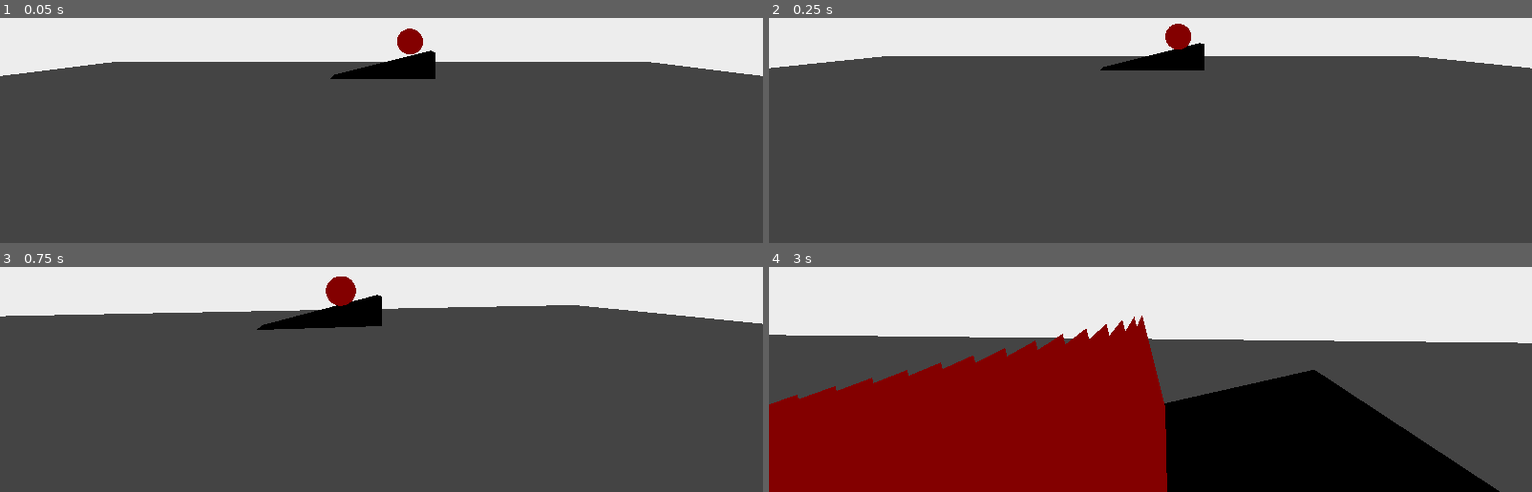
Above: before the commit, frames 1-4 (two rows, left to right).
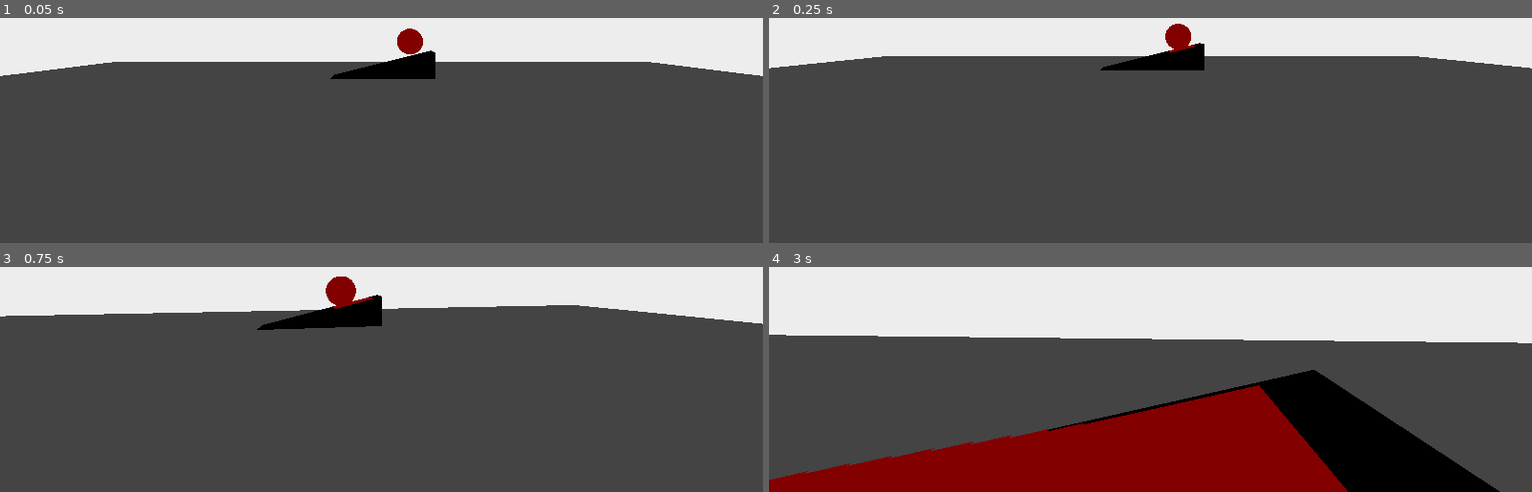
Above: after the commit, the same moments.

Repository: mynameisgump/GodotCleanupDetail
Game: Godot game, scene res://scenes/main.tscn
Same seed, same stepped clock (60 frames per second), same inputs: the game is played once before the commit and once after it.
Inputs (mouse positions are in pixels of both pictures, inside the frame that each line leads up to):
- Up to frame 1 (0.05 s): no input
- Up to frame 2 (0.25 s): no input
- Up to frame 3 (0.75 s): move the mouse to (419, 276) at 0.52 s; hold W (move_forward) from 0.53 s (still down)
- Up to frame 4 (3 s): keep holding W (move_forward); move the mouse to (1112, 280) at 1.27 s; move the mouse to (1165, 271) at 2.02 s; tap Enter at 2.75 s; move the mouse to (1142, 285) at 2.77 s

Frame 1 is identical in both runs. In frame 2, less than 0.1% of the frame differs, in the area x 52-56%, y 11-16%; in frame 3, less than 0.1%; in frame 4, 27%, in the area x 0-76%, y 21-100%.

Commit message:
Have it working: upside down

Diff:
--- a/scenes/blood.tscn
+++ b/scenes/blood.tscn
@@ -14,6 +14,7 @@
 material = SubResource("StandardMaterial3D_q4fvt")
 
 [node name="Blood" type="Area3D"]
+transform = Transform3D(-1, -2.62268e-07, 1.14641e-14, 2.62268e-07, -1, -2.62268e-07, 8.02488e-14, -2.62268e-07, 1, 0, 0, 0)
 collision_layer = 8
 collision_mask = 0
 script = ExtResource("1_fvi14")
@@ -22,5 +23,5 @@
 shape = SubResource("BoxShape3D_ojjps")
 
 [node name="Blood" type="MeshInstance3D" parent="."]
-transform = Transform3D(1, -6.97574e-16, -1.5246e-23, -1.5246e-23, -4.37114e-08, 1, -6.97574e-16, -1, -4.37114e-08, 2.08165e-12, 0.001, 2.08165e-12)
+transform = Transform3D(1, -6.97574e-16, 0, 0, -4.37114e-08, 1, -6.97574e-16, -1, -4.37114e-08, 2.08163e-12, 0.001, 2.08165e-12)
 mesh = SubResource("QuadMesh_xm7ko")
--- a/scenes/main.gd
+++ b/scenes/main.gd
@@ -12,8 +12,11 @@
 
 
 func _on_meat_sphere_spawn_blood(pos, nor):
-	var blood_stain: Blood = blood_scene.instantiate();
+	var blood_stain := blood_scene.instantiate();
 	blood_stains.add_child(blood_stain)
-	blood_stain.set_position(pos)
-	blood_stain.look_at(pos+nor,Vector3.UP)
+	blood_stain.global_transform.origin = pos;
+	blood_stain.basis.y = nor;
+	blood_stain.basis.x = -blood_stain.basis.z.cross(-nor)
+	#blood_stain.global_transform.basis = nor;
+	#blood_stain.look_at(pos+Vector3.UP,Vector3.UP)
 	pass
--- a/scripts/meat_sphere.gd
+++ b/scripts/meat_sphere.gd
@@ -21,9 +21,8 @@
 	if total_contacts > 0:
 		var colliding_object = state.get_contact_collider_object(0);
 		if colliding_object.name != "Player" and blood_timer.is_stopped():
-			print("Contact collider Name:",state.get_contact_collider_object(0).name)
 			var pos = state.get_contact_collider_position(0);
-			var nor = state.get_contact_local_normal(0);
+			var nor: Vector3 = state.get_contact_local_normal(0);
 			spawn_blood.emit(pos,nor);
 			blood_timer.start();
 
Not shown: 2 places in scenes/main.tscn that only renumber resources
